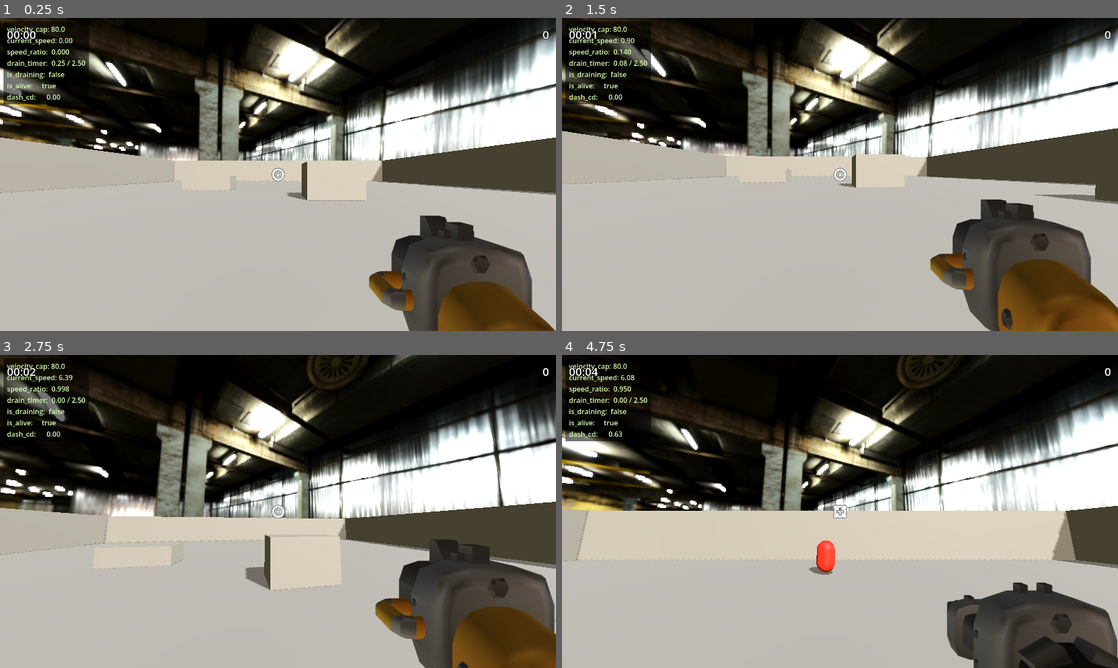
Above: before the commit, frames 1-4 (two rows, left to right).
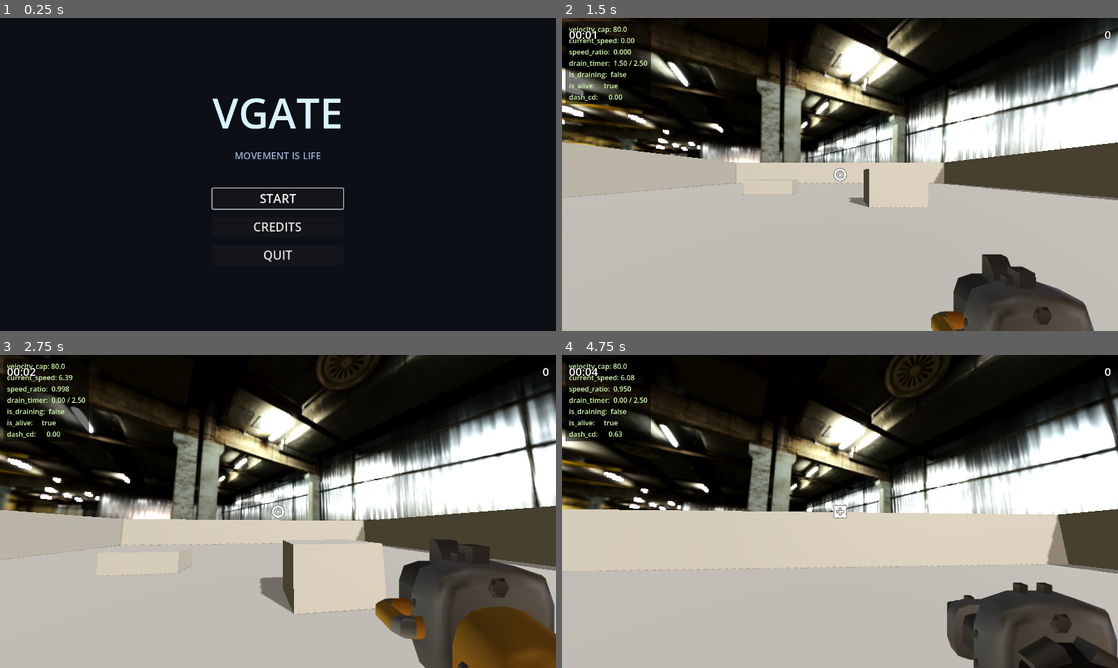
Above: after the commit, the same moments.

Repository: zulesss/vgate
Game: Godot game, scene res://scenes/main_menu.tscn
Same seed, same stepped clock (60 frames per second), same inputs: the game is played once before the commit and once after it. Before the commit the project starts from res://scenes/main.tscn.
Inputs (mouse positions are in pixels of both pictures, inside the frame that each line leads up to):
- Up to frame 1 (0.25 s): no input
- Up to frame 2 (1.5 s): click (840, 227) at 0.5 s, where only the run after the commit has a clickable "CREDITS"; click (840, 199) at 1.25 s, where only the run after the commit has a clickable "START"
- Up to frame 3 (2.75 s): move the mouse to (305, 511) at 2.02 s; hold W (move_forward) from 2.03 s (still down); click (305, 511) at 2.1 s; tap Space (jump) at 2.27 s
- Up to frame 4 (4.75 s): keep holding W (move_forward); move the mouse to (812, 511) at 2.77 s; tap Shift (dash) at 2.85 s; tap Space (jump) at 3.02, 4.52 s; click (812, 511) at 3.05 s; move the mouse to (851, 505) at 3.52 s; click (851, 505) at 3.6 s; move the mouse to (834, 517) at 4.27 s; tap E (weapon_toggle) at 4.35 s; click (834, 517) at 4.55 s

The runs differ from the first frame. In frame 1, 78% of the frame differs, in the area x 0-100%, y 0-100%; in frame 2, 30%; in frame 3, 22%; in frame 4, 17%.

Commit message:
feat(ui): M5 main menu + pause menu
- main_menu.tscn/gd: VGATE title, MOVEMENT IS LIFE tagline, [START] /
  [CREDITS] / [QUIT] кнопки, dark background placeholder (HDRI 3D-сцена
  на main menu — M5 polish backlog, не заявлена в брифе)
- pause_menu.tscn/gd: Esc toggle, 4 кнопки [RESUME] / [RESTART] / [MAIN
  MENU] / [QUIT], 60% black overlay, process_mode=ALWAYS, mouse_mode
  переключение CAPTURED↔VISIBLE
- project.godot: run/main_scene → main_menu.tscn (вместо main.tscn)
- main.tscn: добавлен PauseMenu instance
- pause RESTART идёт через canonical Events.run_restart_requested
  (не прямой VelocityGate.reset) чтобы RunLoop respawn'ил player'а на
  spawn-position
- pause guard на VelocityGate.is_alive — не открывается во время death
  sequence (DeathScreen уже владеет UI mode'ом)

Diff:
--- a/project.godot
+++ b/project.godot
@@ -15,7 +15,7 @@
 [application]
 
 config/name="VGate"
-run/main_scene="res://scenes/main.tscn"
+run/main_scene="res://scenes/main_menu.tscn"
 config/features=PackedStringArray("4.6", "Forward Plus")
 
 [audio]
--- a/scenes/main.tscn
+++ b/scenes/main.tscn
@@ -10,6 +10,7 @@
 [ext_resource type="PackedScene" uid="uid://b0vgtdeathscr01" path="res://scenes/death_screen.tscn" id="10_dscr"]
 [ext_resource type="Script" path="res://scripts/run_loop.gd" id="11_runloop"]
 [ext_resource type="Texture2D" path="res://assets/skybox/empty_warehouse_01_1k.exr" id="12_skyhdri"]
+[ext_resource type="PackedScene" uid="uid://b0vgtpausemnu01" path="res://scenes/pause_menu.tscn" id="13_pmenu"]
 
 [sub_resource type="PanoramaSkyMaterial" id="SkyMat_main"]
 panorama = ExtResource("12_skyhdri")
@@ -216,6 +217,8 @@
 
 [node name="DeathScreen" parent="." instance=ExtResource("10_dscr")]
 
+[node name="PauseMenu" parent="." instance=ExtResource("13_pmenu")]
+
 [node name="RunLoop" type="Node" parent="."]
 script = ExtResource("11_runloop")
 player_path = NodePath("../Player")
--- /dev/null
+++ b/scenes/main_menu.tscn
@@ -0,0 +1,74 @@
+[gd_scene load_steps=3 format=3 uid="uid://b0vgtmainmenu01"]
+
+[ext_resource type="Script" path="res://scripts/main_menu.gd" id="1_mmenu"]
+
+[sub_resource type="Theme" id="Theme_mmenu"]
+default_font_size = 28
+
+[node name="MainMenu" type="Control"]
+layout_mode = 3
+anchors_preset = 15
+anchor_right = 1.0
+anchor_bottom = 1.0
+grow_horizontal = 2
+grow_vertical = 2
+theme = SubResource("Theme_mmenu")
+script = ExtResource("1_mmenu")
+
+[node name="Background" type="ColorRect" parent="."]
+layout_mode = 1
+anchors_preset = 15
+anchor_right = 1.0
+anchor_bottom = 1.0
+grow_horizontal = 2
+grow_vertical = 2
+color = Color(0.05, 0.06, 0.09, 1)
+
+[node name="Center" type="CenterContainer" parent="."]
+layout_mode = 1
+anchors_preset = 15
+anchor_right = 1.0
+anchor_bottom = 1.0
+grow_horizontal = 2
+grow_vertical = 2
+
+[node name="VBox" type="VBoxContainer" parent="Center"]
+layout_mode = 2
+theme_override_constants/separation = 18
+alignment = 1
+
+[node name="Title" type="Label" parent="Center/VBox"]
+layout_mode = 2
+text = "VGATE"
+horizontal_alignment = 1
+theme_override_colors/font_color = Color(0.85, 0.95, 1, 1)
+theme_override_colors/font_outline_color = Color(0, 0, 0, 1)
+theme_override_constants/outline_size = 4
+theme_override_font_sizes/font_size = 96
+
+[node name="Tagline" type="Label" parent="Center/VBox"]
+layout_mode = 2
+text = "MOVEMENT IS LIFE"
+horizontal_alignment = 1
+theme_override_colors/font_color = Color(0.6, 0.7, 0.85, 1)
+theme_override_constants/outline_size = 2
+theme_override_font_sizes/font_size = 22
+
+[node name="Spacer" type="Control" parent="Center/VBox"]
+custom_minimum_size = Vector2(0, 24)
+layout_mode = 2
+
+[node name="StartButton" type="Button" parent="Center/VBox"]
+layout_mode = 2
+focus_mode = 2
+text = "START"
+
+[node name="CreditsButton" type="Button" parent="Center/VBox"]
+layout_mode = 2
+focus_mode = 2
+text = "CREDITS"
+
+[node name="QuitButton" type="Button" parent="Center/VBox"]
+layout_mode = 2
+focus_mode = 2
+text = "QUIT"
--- /dev/null
+++ b/scenes/pause_menu.tscn
@@ -0,0 +1,74 @@
+[gd_scene load_steps=3 format=3 uid="uid://b0vgtpausemnu01"]
+
+[ext_resource type="Script" path="res://scripts/pause_menu.gd" id="1_pmenu"]
+
+[sub_resource type="Theme" id="Theme_pmenu"]
+default_font_size = 26
+
+[node name="PauseMenu" type="CanvasLayer"]
+layer = 40
+script = ExtResource("1_pmenu")
+
+[node name="Panel" type="Control" parent="."]
+layout_mode = 3
+anchors_preset = 15
+anchor_right = 1.0
+anchor_bottom = 1.0
+grow_horizontal = 2
+grow_vertical = 2
+theme = SubResource("Theme_pmenu")
+
+[node name="Background" type="ColorRect" parent="Panel"]
+layout_mode = 1
+anchors_preset = 15
+anchor_right = 1.0
+anchor_bottom = 1.0
+grow_horizontal = 2
+grow_vertical = 2
+color = Color(0, 0, 0, 0.6)
+
+[node name="Center" type="CenterContainer" parent="Panel"]
+layout_mode = 1
+anchors_preset = 15
+anchor_right = 1.0
+anchor_bottom = 1.0
+grow_horizontal = 2
+grow_vertical = 2
+
+[node name="VBox" type="VBoxContainer" parent="Panel/Center"]
+layout_mode = 2
+theme_override_constants/separation = 14
+alignment = 1
+
+[node name="Title" type="Label" parent="Panel/Center/VBox"]
+layout_mode = 2
+text = "PAUSED"
+horizontal_alignment = 1
+theme_override_colors/font_color = Color(0.85, 0.95, 1, 1)
+theme_override_colors/font_outline_color = Color(0, 0, 0, 1)
+theme_override_constants/outline_size = 4
+theme_override_font_sizes/font_size = 64
+
+[node name="Spacer" type="Control" parent="Panel/Center/VBox"]
+custom_minimum_size = Vector2(0, 16)
+layout_mode = 2
+
+[node name="ResumeButton" type="Button" parent="Panel/Center/VBox"]
+layout_mode = 2
+focus_mode = 2
+text = "RESUME"
+
+[node name="RestartButton" type="Button" parent="Panel/Center/VBox"]
+layout_mode = 2
+focus_mode = 2
+text = "RESTART"
+
+[node name="MainMenuButton" type="Button" parent="Panel/Center/VBox"]
+layout_mode = 2
+focus_mode = 2
+text = "MAIN MENU"
+
+[node name="QuitButton" type="Button" parent="Panel/Center/VBox"]
+layout_mode = 2
+focus_mode = 2
+text = "QUIT"
--- /dev/null
+++ b/scripts/main_menu.gd
@@ -0,0 +1,35 @@
+class_name MainMenu extends Control
+
+# M5 main menu. Простой [START] / [QUIT] (опц. [CREDITS] из PKG-F).
+# Settings меню — M6, не здесь. Mode select — M11. UI скейл и шрифт — пока default
+# Godot, M5 PKG-F навешает theme'у scifi_minimal.
+
+const ARENA_SCENE := "res://scenes/main.tscn"
+const CREDITS_SCENE := "res://scenes/credits.tscn"
+
+@onready var start_btn: Button = $Center/VBox/StartButton
+@onready var credits_btn: Button = $Center/VBox/CreditsButton
+@onready var quit_btn: Button = $Center/VBox/QuitButton
+
+
+func _ready() -> void:
+	# Cursor visible на меню — игрок мышью кликает кнопки. Player.tscn _ready()
+	# при старте арены вернёт CAPTURED. Между сценами state mouse_mode не
+	# наследуется автоматически — set'им явно.
+	Input.mouse_mode = Input.MOUSE_MODE_VISIBLE
+	start_btn.pressed.connect(_on_start)
+	credits_btn.pressed.connect(_on_credits)
+	quit_btn.pressed.connect(_on_quit)
+	start_btn.grab_focus()
+
+
+func _on_start() -> void:
+	get_tree().change_scene_to_file(ARENA_SCENE)
+
+
+func _on_credits() -> void:
+	get_tree().change_scene_to_file(CREDITS_SCENE)
+
+
+func _on_quit() -> void:
+	get_tree().quit()
--- /dev/null
+++ b/scripts/pause_menu.gd
@@ -0,0 +1,86 @@
+class_name PauseMenu extends CanvasLayer
+
+# M5 pause overlay. Esc toggle, 4 buttons. process_mode=ALWAYS чтобы оставаться
+# отзывчивым при tree.paused = true. mouse_mode переключается VISIBLE/CAPTURED.
+#
+# Disable: pause НЕ поднимается во время death sequence (DeathScreen уже владеет
+# UI mode'ом, две модальности сломают логику) и в main_menu (там pause не имеет
+# смысла). Гард: VelocityGate.is_alive — единственный signal жив или нет.
+
+const MAIN_MENU_SCENE := "res://scenes/main_menu.tscn"
+
+@onready var panel: Control = $Panel
+@onready var resume_btn: Button = $Panel/Center/VBox/ResumeButton
+@onready var restart_btn: Button = $Panel/Center/VBox/RestartButton
+@onready var menu_btn: Button = $Panel/Center/VBox/MainMenuButton
+@onready var quit_btn: Button = $Panel/Center/VBox/QuitButton
+
+
+func _ready() -> void:
+	process_mode = Node.PROCESS_MODE_ALWAYS
+	panel.visible = false
+	resume_btn.pressed.connect(_on_resume)
+	restart_btn.pressed.connect(_on_restart)
+	menu_btn.pressed.connect(_on_main_menu)
+	quit_btn.pressed.connect(_on_quit)
+
+
+func _unhandled_input(event: InputEvent) -> void:
+	# Esc — единственный pause-toggle. mouse_capture_exit действие (Esc) уже
+	# существует в InputMap — но player.gd использует его для cursor release.
+	# Здесь reuse того же события, ловим _unhandled_input ДО player'а через
+	# CanvasLayer ordering (layer=40 высокий → handled first).
+	if event.is_action_pressed("mouse_capture_exit"):
+		# Не открываем pause если игрок мёртв (death-screen активен).
+		if not VelocityGate.is_alive:
+			return
+		_toggle()
+		get_viewport().set_input_as_handled()
+
+
+func _toggle() -> void:
+	if panel.visible:
+		_close()
+	else:
+		_open()
+
+
+func _open() -> void:
+	panel.visible = true
+	get_tree().paused = true
+	Input.mouse_mode = Input.MOUSE_MODE_VISIBLE
+	resume_btn.grab_focus()
+
+
+func _close() -> void:
+	panel.visible = false
+	get_tree().paused = false
+	Input.mouse_mode = Input.MOUSE_MODE_CAPTURED
+
+
+func _on_resume() -> void:
+	_close()
+
+
+func _on_restart() -> void:
+	# Восстанавливаем un-pause + CAPTURED перед emit'ом — RunLoop reset'ит state
+	# и Player.gd начнёт читать input уже на следующем кадре.
+	panel.visible = false
+	get_tree().paused = false
+	Input.mouse_mode = Input.MOUSE_MODE_CAPTURED
+	# Через тот же canonical path что DeathScreen: emit signal, RunLoop reset'ит
+	# player + VelocityGate (последний emit'ит run_started). Прямой VelocityGate.reset_for_run()
+	# не вернул бы player'а на spawn-position.
+	Events.run_restart_requested.emit()
+
+
+func _on_main_menu() -> void:
+	# Возврат в main menu. Tree должен быть un-paused чтобы change_scene успел
+	# обработать (paused tree блокирует scene transitions в некоторых edge case'ах).
+	get_tree().paused = false
+	Input.mouse_mode = Input.MOUSE_MODE_VISIBLE
+	get_tree().change_scene_to_file(MAIN_MENU_SCENE)
+
+
+func _on_quit() -> void:
+	get_tree().quit()
Not shown, added: scripts/main_menu.gd.uid
Not shown, added: scripts/pause_menu.gd.uid
